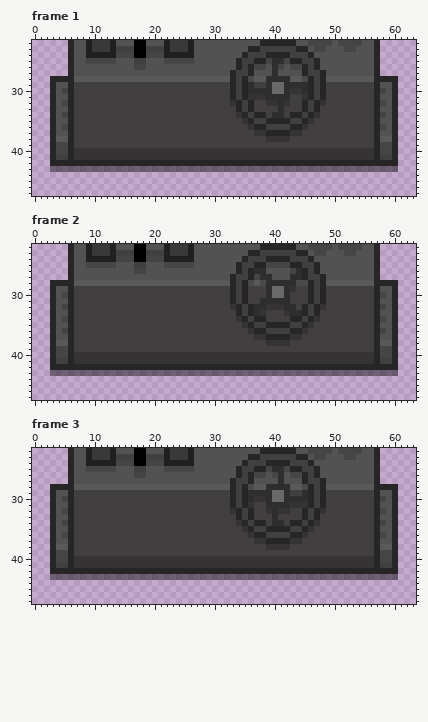
Pixel-art file, stored at assets/sprites/tiles/steamEngine.ase. Above is the file before it was changed.
64x48 pixels, 4 frames. Colours within 5 levels of each other are drawn and written as one. Shown: frame 1: x 0..63, y 22..47; frame 2: x 0..63, y 22..47; frame 3: x 0..63, y 22..47. The commit also changed other frames or places, which this record leaves out.
Now the later version:
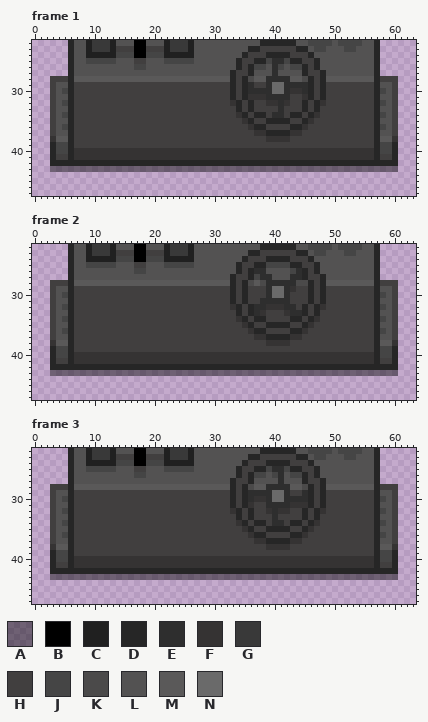
Palette (. is transparent): A #0000006e  B #000000  C #202020  D #262626  E #2e2e2e  F #353333  G #393939  H #413f3f  J #454545  K #4b4a4a  L #535252  M #5a5959  N #6a6a6a
The exact change:
Frame 1, layer "BASE":
The author changed colour D to colour F in row 38 at x 3 and 60.
The author changed colour D to colour H in row 28 at x 3 to 5 and 58 to 60; in rows 29 to 37 at x 3 and 60.
Frame 2, layer "BASE": the same change as frame 1
Frame 3, layer "BASE": the same change as frame 1
Where, in picture pixels (left, top, right, bottom), the same in both pictures:
changed: (50, 76, 68, 142)
changed: (380, 76, 398, 142)
changed: (50, 280, 68, 346)
changed: (380, 280, 398, 346)
changed: (50, 484, 68, 550)
changed: (380, 484, 398, 550)
